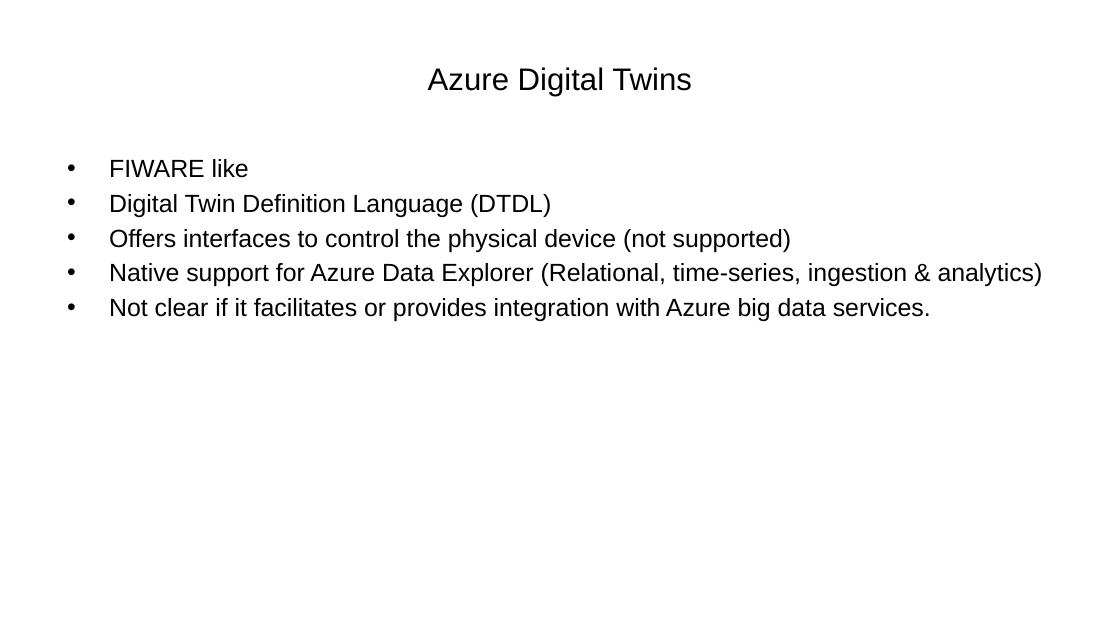
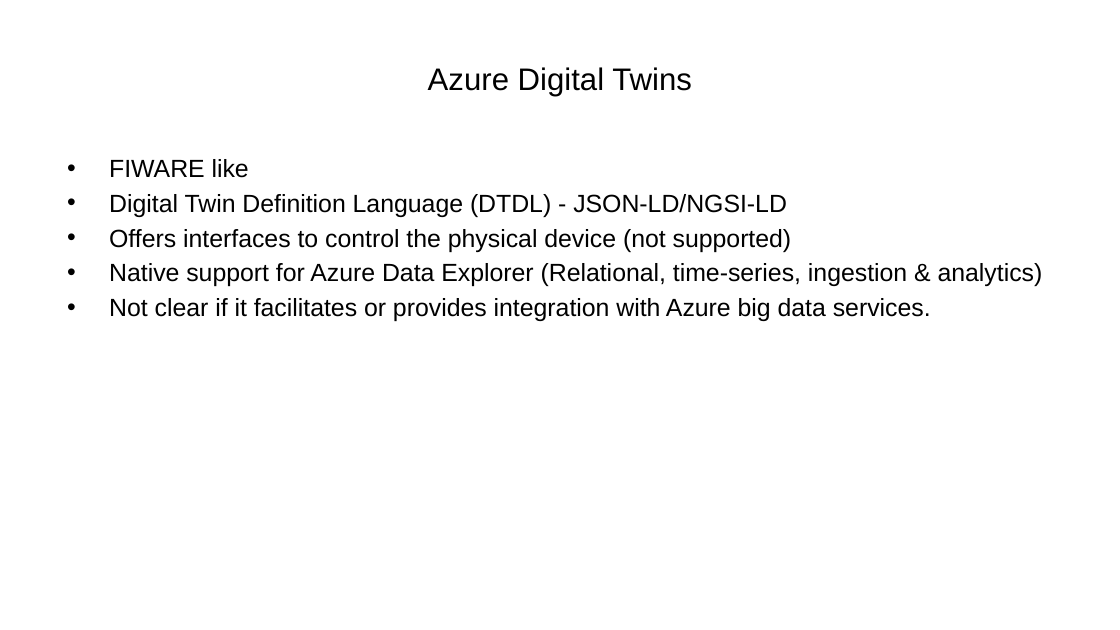
Before and after one commit to ManuelePasini/slides-markdown, a slide deck: slide 9 of digital_twins.pptx. Drawn at 1120x630 pixels with LibreOffice and Linux fonts; fonts in the diff are those of the drawing. Boxes give left, top, right and bottom in pixels: in the first picture for what was removed or moved away, otherwise in the second. Text is boxed around its words. In the diff, an @@ line names an element or a change of style, - is before the commit and + after.

```diff
--- a/digital_twins.pptx
+++ b/digital_twins.pptx
@@ text at (109, 194, 787, 217): text changed @@
-• Digital Twin Definition Language (DTDL)
+• Digital Twin Definition Language (DTDL) - JSON-LD/NGSI-LD
```
Also in this commit, not shown: 2 other slides changed, 5 other files.
